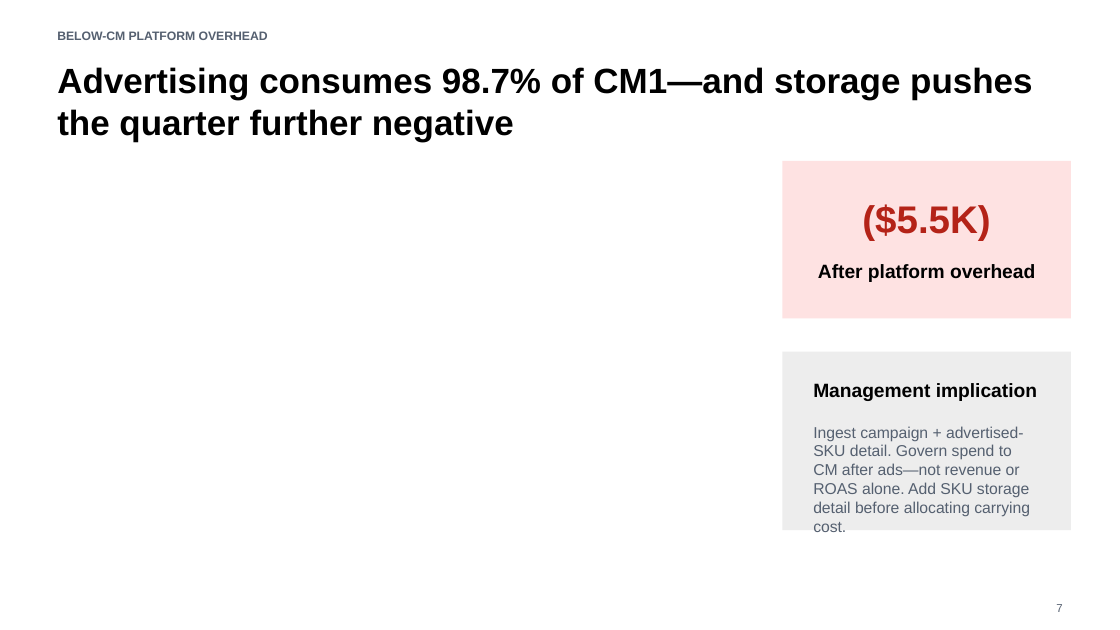
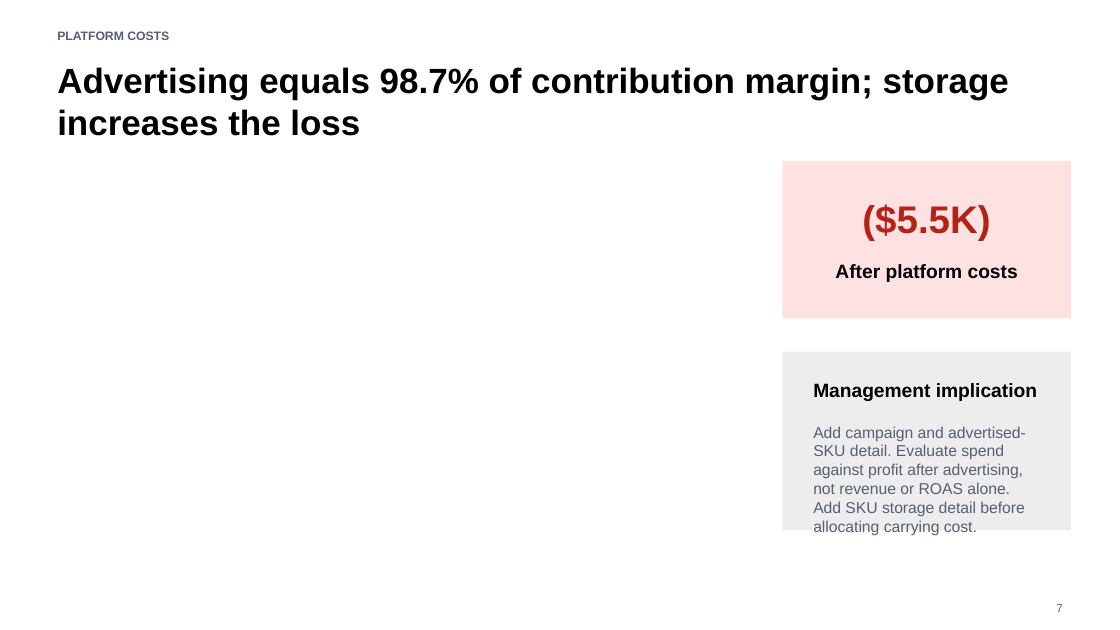
Before and after one commit to rubenatello/luminize-assessment, a slide deck: slide 7 of deliverables/Amazon_Q2_2026_Leadership_Presentation.pptx. Drawn at 1120x630 pixels with LibreOffice and Linux fonts; fonts in the diff are those of the drawing. Boxes give left, top, right and bottom in pixels: in the first picture for what was removed or moved away, otherwise in the second. Text is boxed around its words. In the diff, an @@ line names an element or a change of style, - is before the commit and + after.

```diff
--- a/deliverables/Amazon_Q2_2026_Leadership_Presentation.pptx
+++ b/deliverables/Amazon_Q2_2026_Leadership_Presentation.pptx
@@ text at (57,31,169,40): text changed @@
-BELOW-CM PLATFORM OVERHEAD
+PLATFORM COSTS
@@ text at (57,67,1009,136): text changed @@
-Advertising consumes 98.7% of CM1—and storage pushes the quarter further negative
+Advertising equals 98.7% of contribution margin; storage increases the loss
@@ text at (835,264,1018,282): text changed @@
-After platform overhead
+After platform costs
@@ text at (813,426,1026,535): text changed @@
-Ingest campaign + advertised-SKU detail. Govern spend to CM after ads—not revenue or ROAS alone. Add SKU storage detail before allocating carrying cost.
+Add campaign and advertised-SKU detail. Evaluate spend against profit after advertising, not revenue or ROAS alone. Add SKU storage detail before allocating carrying cost.
```
Also in this commit, not shown: 8 other slides changed, 21 other files.
